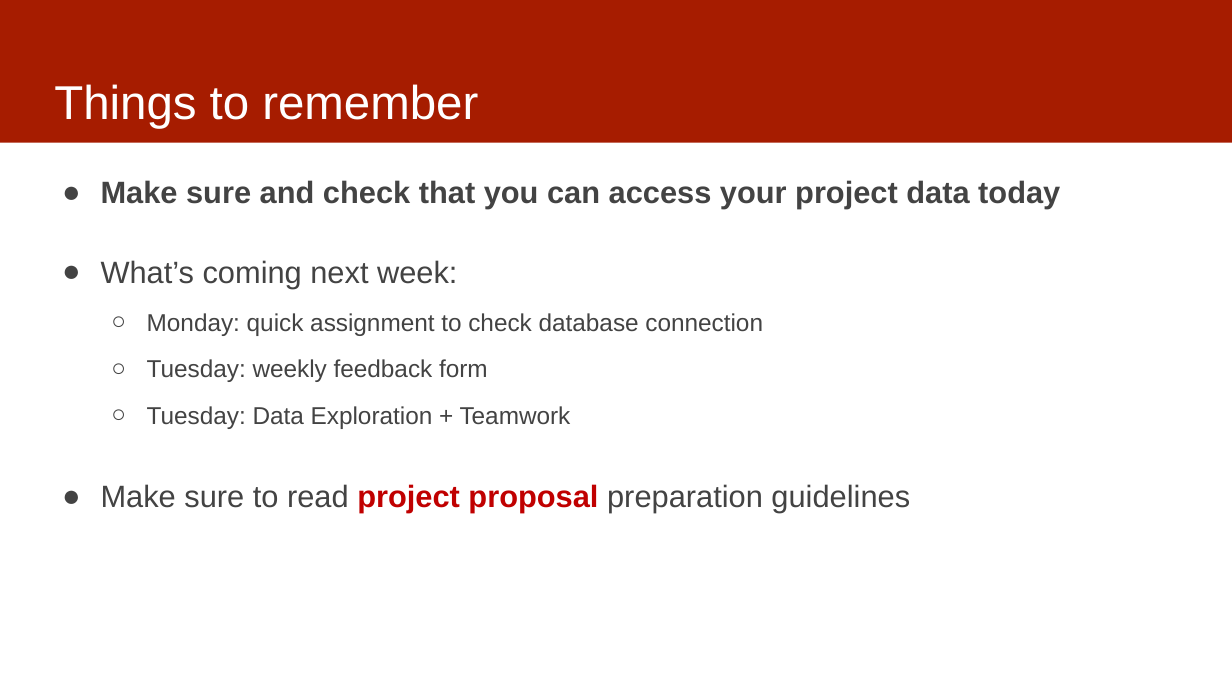
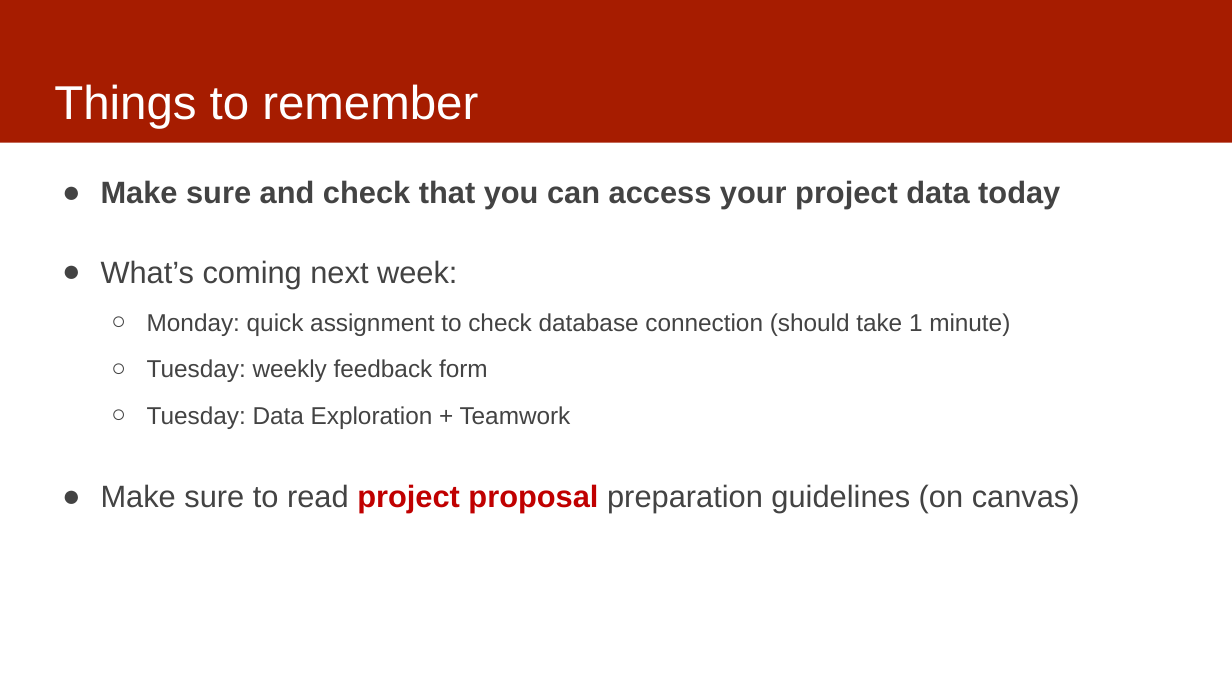
Before and after one commit to dssg/mlforpublicpolicylab, a slide deck: slide 2 of Lectures/04-data.pptx. Drawn at 1232x693 pixels with LibreOffice and Linux fonts; fonts in the diff are those of the drawing. Boxes give left, top, right and bottom in pixels: in the first picture for what was removed or moved away, otherwise in the second. Text is boxed around its words. In the diff, an @@ line names an element or a change of style, - is before the commit and + after.

```diff
--- a/Lectures/04-data.pptx
+++ b/Lectures/04-data.pptx
@@ text at box(147, 313, 1010, 336): text changed @@
-  ○ Monday: quick assignment to check database connection
+  ○ Monday: quick assignment to check database connection (should take 1 minute)
@@ text at box(101, 484, 1080, 513): text changed @@
-● Make sure to read project proposal preparation guidelines
+● Make sure to read project proposal preparation guidelines (on canvas)
```
Also in this commit, not shown: 1 other file.
